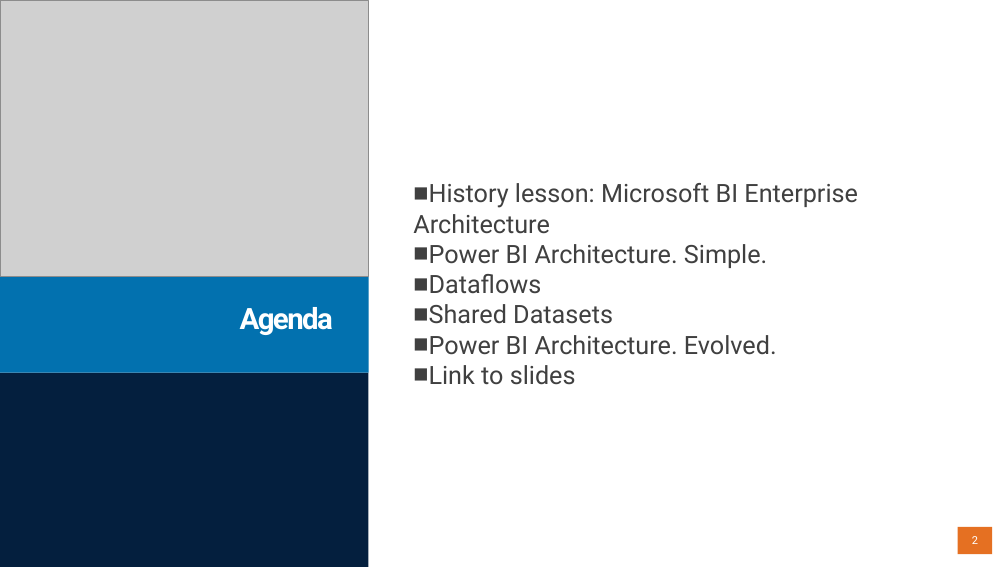
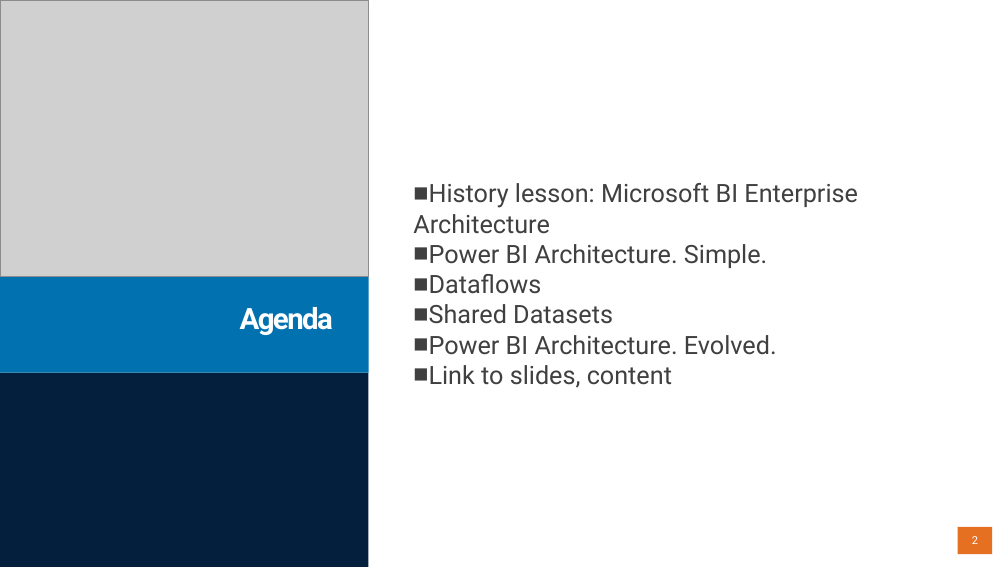
Before and after one commit to datalineo/sessions, a slide deck: slide 2 of Evolve Power BI Architecture/Evolving your Power BI Architecture using Dataflows and Shared Datasets.pptx. Drawn at 1008x567 pixels with LibreOffice and Linux fonts; fonts in the diff are those of the drawing; grey boxes stand for pictures; background and template pictures are left out. Boxes give left, top, right and bottom in pixels: in the first picture for what was removed or moved away, otherwise in the second. Text is boxed around its words. In the diff, an @@ line names an element or a change of style, - is before the commit and + after.

```diff
--- a/Evolve Power BI Architecture/Evolving your Power BI Architecture using Dataflows and Shared Datasets.pptx
+++ b/Evolve Power BI Architecture/Evolving your Power BI Architecture using Dataflows and Shared Datasets.pptx
@@ text at box(429, 365, 672, 388): text changed @@
-■ Link to slides
+■ Link to slides, content
```
Also in this commit, not shown: 2 other slides changed.
